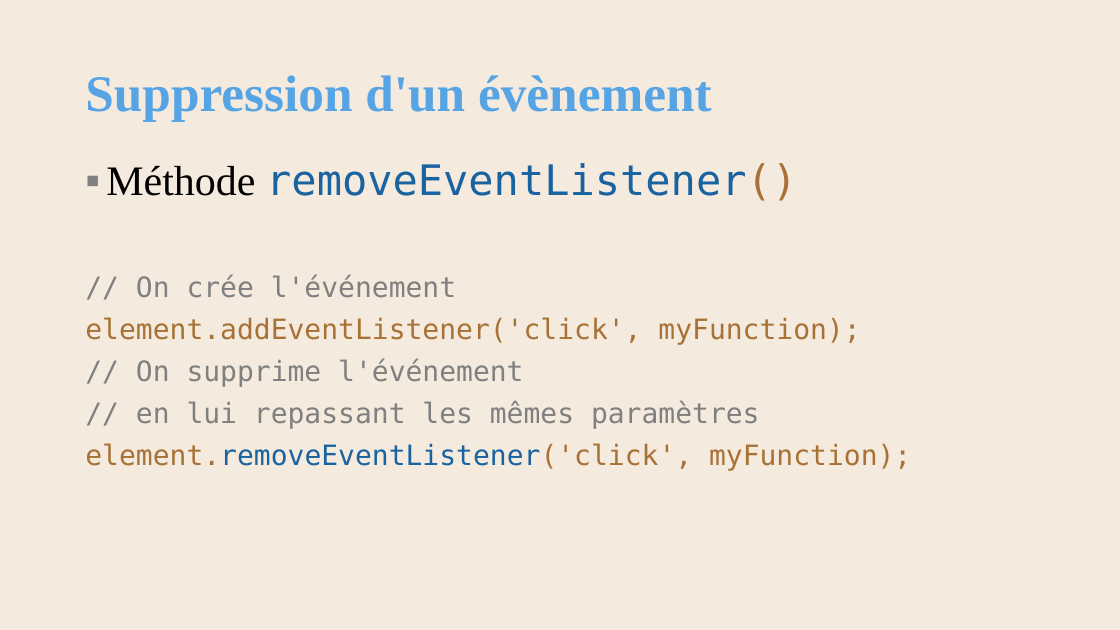
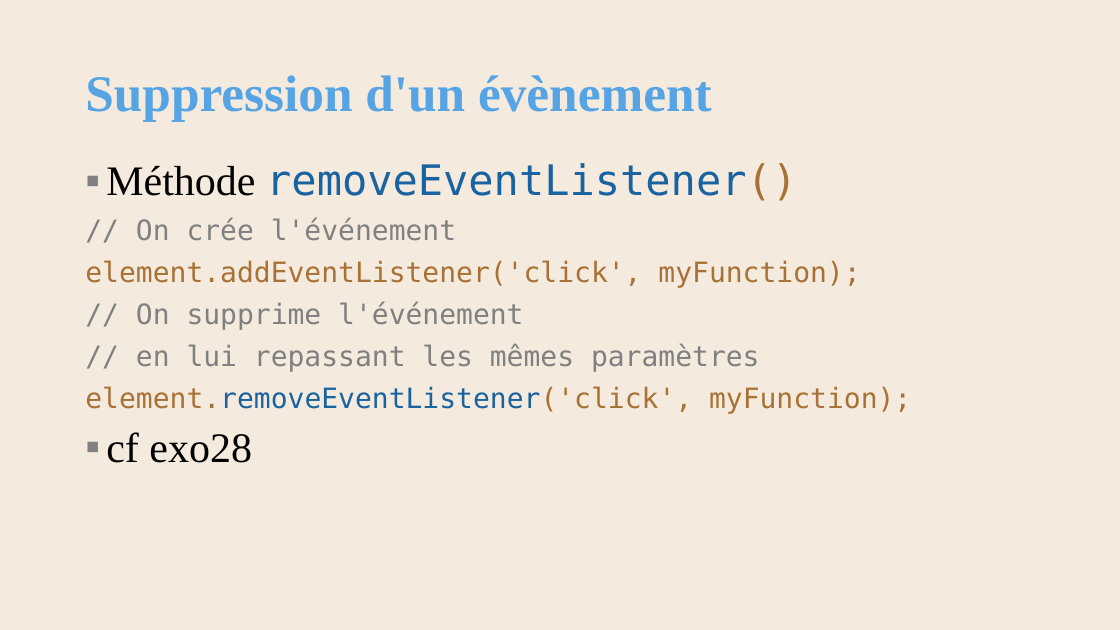
Before and after one commit to AlainWafflard/4IPW3, a slide deck: slide 67 of syllabus/17_javascript/syllabus_17_js.pptx. Drawn at 1120x630 pixels with LibreOffice and Linux fonts; fonts in the diff are those of the drawing; background and template pictures are left out. Boxes give left, top, right and bottom in pixels: in the first picture for what was removed or moved away, otherwise in the second. Text is boxed around its words. In the diff, an @@ line names an element or a change of style, - is before the commit and + after.

```diff
--- a/syllabus/17_javascript/syllabus_17_js.pptx
+++ b/syllabus/17_javascript/syllabus_17_js.pptx
@@ text at [106, 432, 252, 463]: paragraph added @@
+▪ cf exo28
```
Also in this commit, not shown: 30 other slides changed, 6 slides added, 14 other files.
